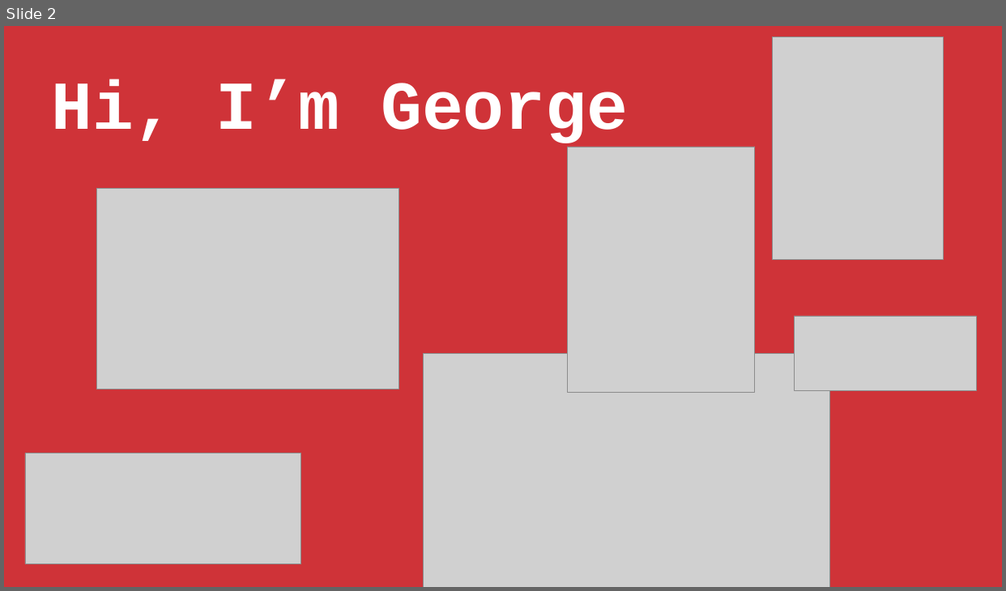
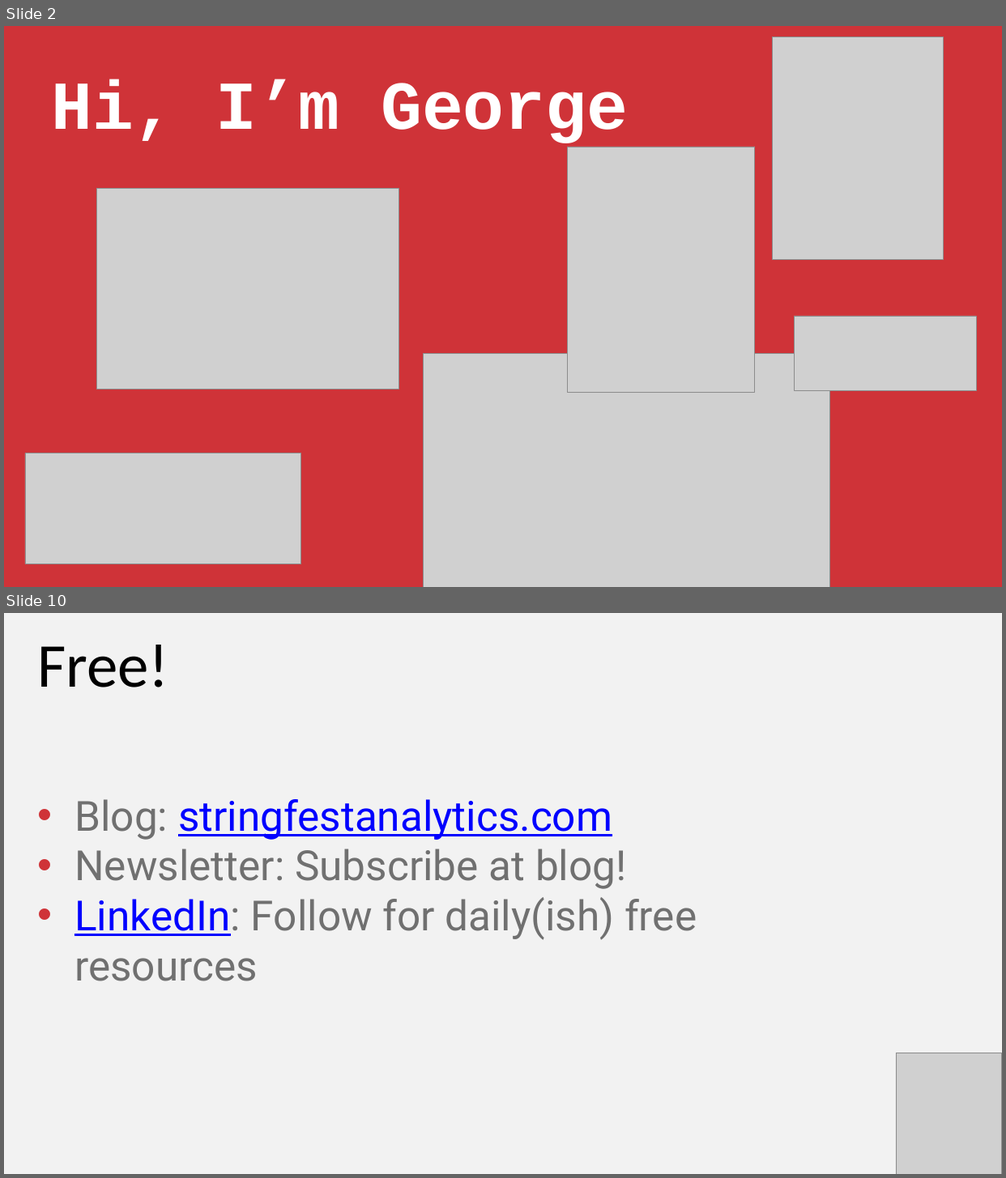
Before and after one commit to stringfestdata/modern-excel-demo-day, a slide deck: modern-excel-demo-day.pptx. Shown one above the other, each under a label of ours: slide 2 before the commit, slides 2 and 10 after it; the slides between them are not shown. The pictures are 1006x591 and 1006x1178 pixels, drawn with LibreOffice and Linux fonts; fonts in the diff are those of the drawing; grey boxes stand for pictures. Boxes give left, top, right and bottom in pixels: in the first picture for what was removed or moved away, otherwise in the second. Text is boxed around its words. In the diff, an @@ line names an element or a change of style, - is before the commit and + after.

```diff
--- a/modern-excel-demo-day.pptx
+++ b/modern-excel-demo-day.pptx
@@ slide 10 added at (x1=4, y1=613, x2=1002, y2=1174), background #F2F2F2 @@
@@ text added at (x1=37, y1=645, x2=169, y2=688), 90 pt, text #000000 @@
+Free!
@@ text added at (x1=74, y1=799, x2=697, y2=982), 60 pt, text #707070 @@
+• Blog: stringfestanalytics.com
+• Newsletter: Subscribe at blog!
+• LinkedIn: Follow for daily(ish) free resources
@@ picture added at (x1=896, y1=1053, x2=1001, y2=1174) @@
```
Also in this commit, not shown: 1 slide changed, 18 other slides added, 5 slides removed, 1 other file.
